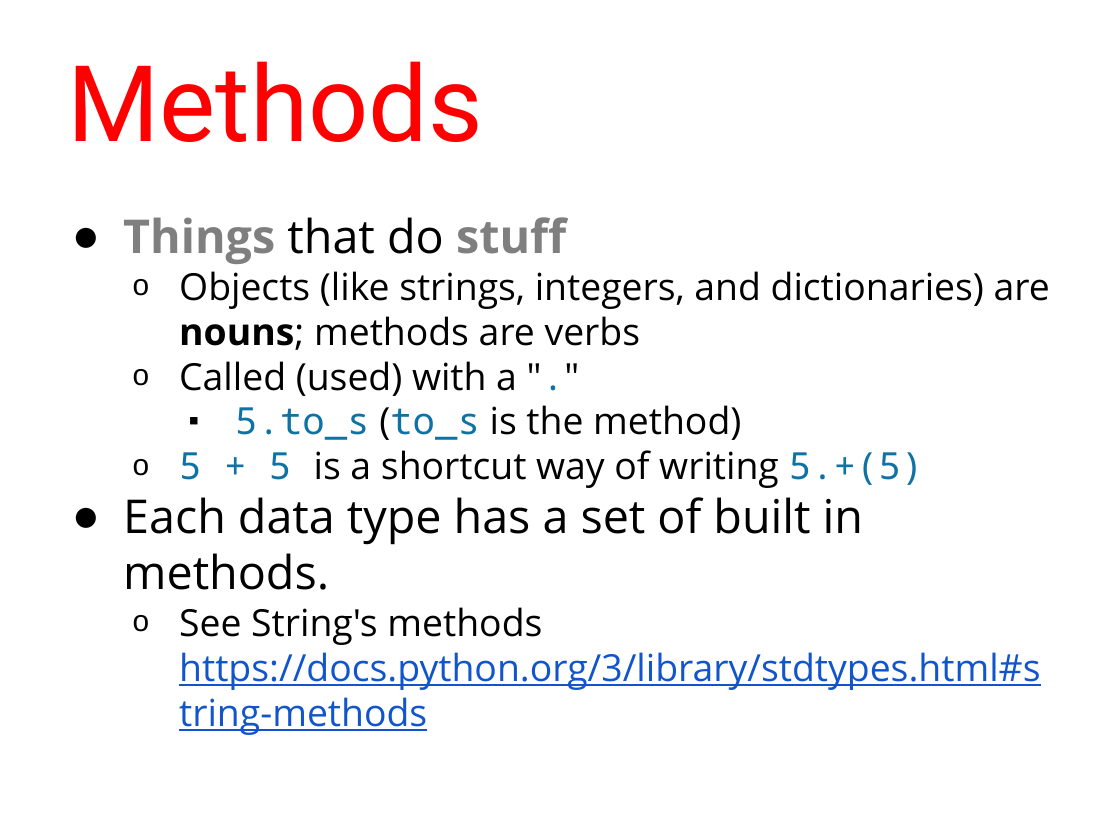
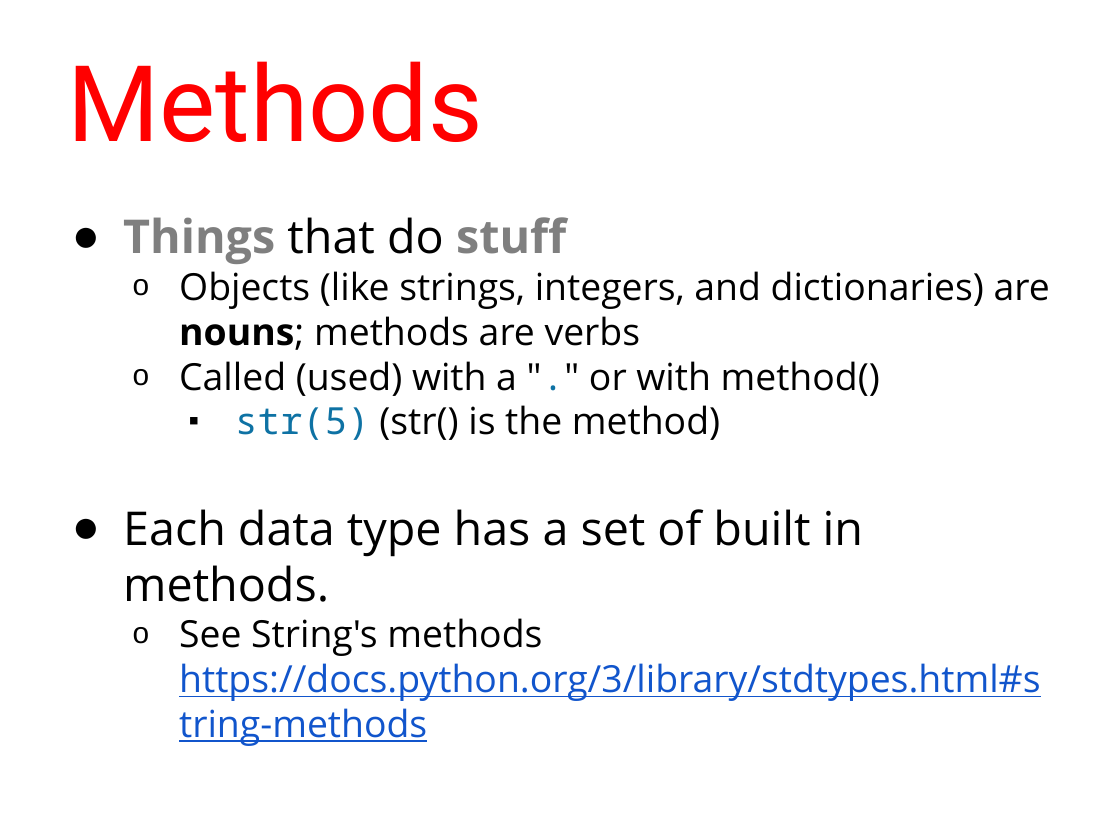
Before and after one commit to humanitiesprogramming/slides, a slide deck: slide 59 of 2017/python/Python Programming Concepts I.pptx (slide 58 before the commit). Drawn at 1120x840 pixels with LibreOffice and Linux fonts; fonts in the diff are those of the drawing. Boxes give left, top, right and bottom in pixels: in the first picture for what was removed or moved away, otherwise in the second. Text is boxed around its words. In the diff, an @@ line names an element or a change of style, - is before the commit and + after.

```diff
--- a/2017/python/Python Programming Concepts I.pptx
+++ b/2017/python/Python Programming Concepts I.pptx
@@ text at [179, 361, 880, 440]: text changed @@
-  o Called (used) with a "."
-    ▪ 5.to_s (to_s is the method)
-  o 5 + 5 is a shortcut way of writing 5.+(5)
+  o Called (used) with a "." or with method()
+    ▪ str(5) (str() is the method)
```
Also in this commit, not shown: 15 other slides changed, 1 slide added, 2 other files.
